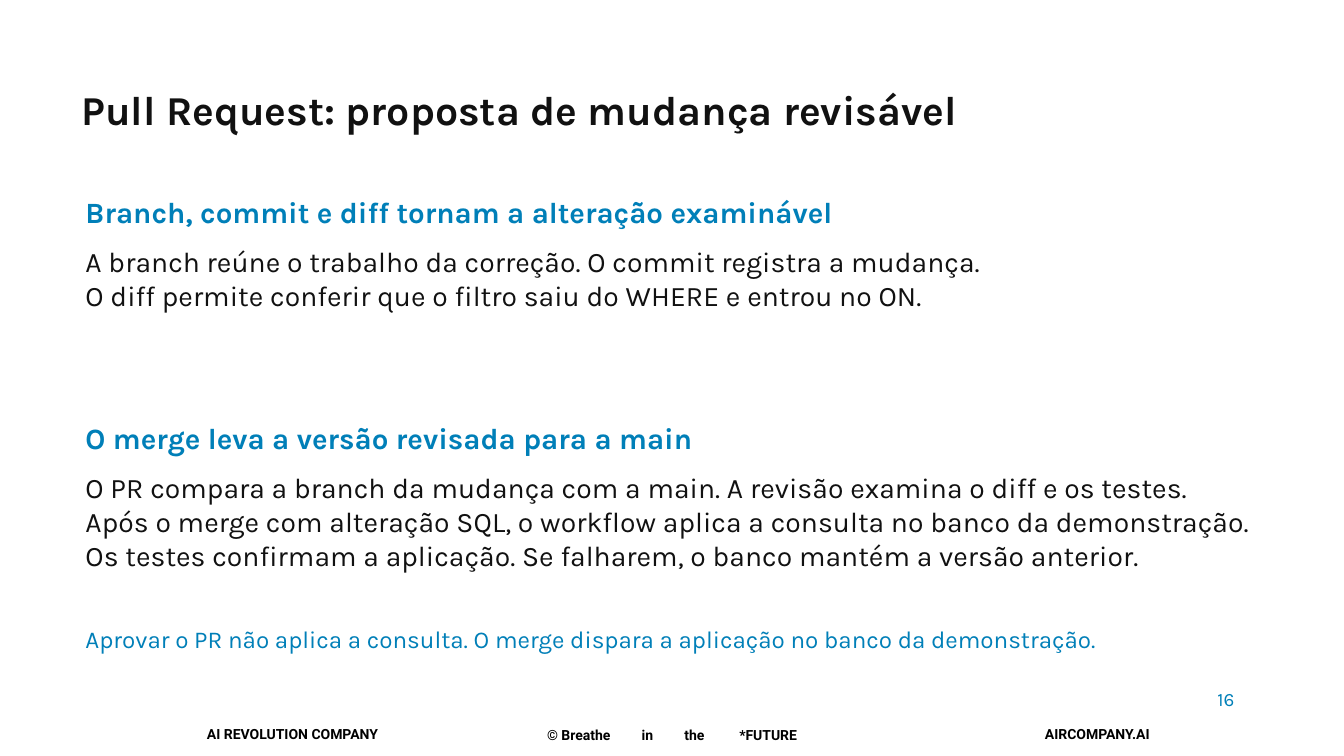
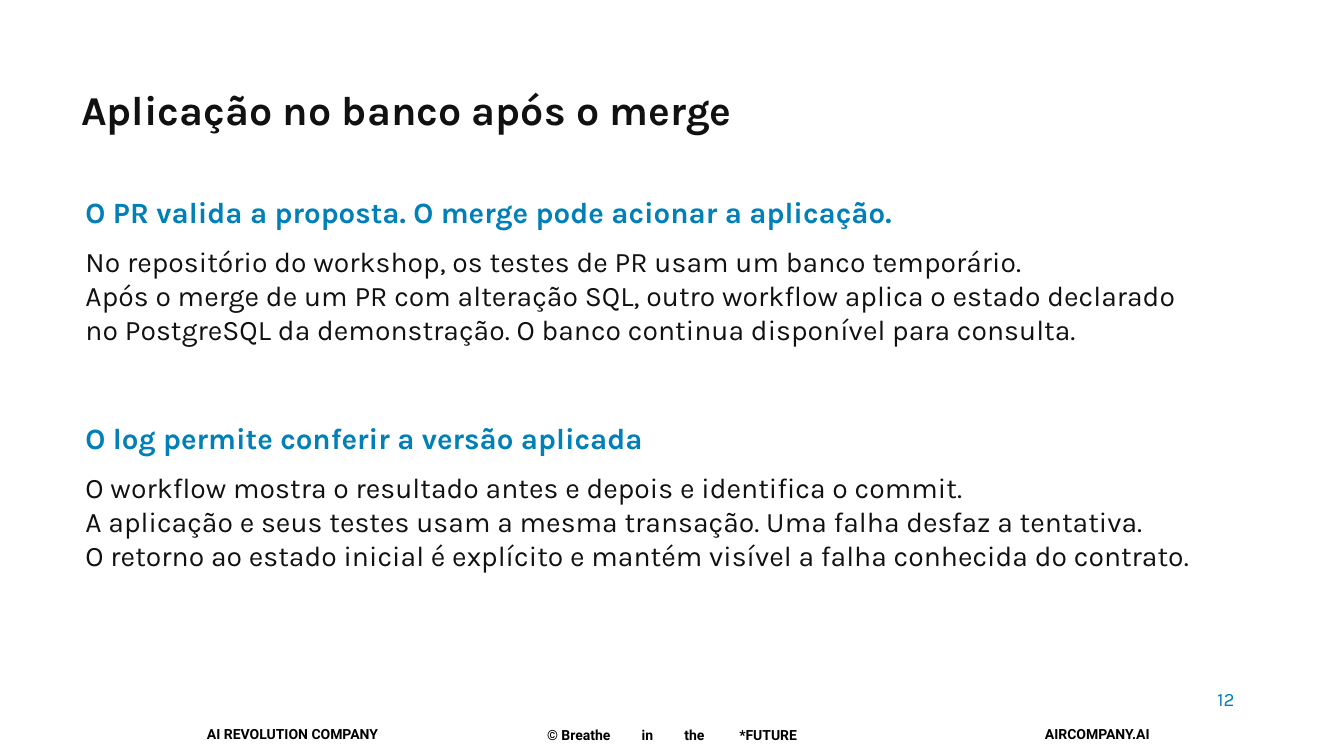
Before and after one commit to pedropalmieri/workshop4-pr-sql-ia, a slide deck: slide 12 of materiais/Workshop4-19nov2026.pptx (slide 16 before the commit). Drawn at 1344x756 pixels with LibreOffice and Linux fonts; fonts in the diff are those of the drawing; background and template pictures are left out. Boxes give left, top, right and bottom in pixels: in the first picture for what was removed or moved away, otherwise in the second. Text is boxed around its words. In the diff, an @@ line names an element or a change of style, - is before the commit and + after.

Commit message:
Explica fundamentos antes do caso e documenta consultas e decisões da automação

```diff
--- a/materiais/Workshop4-19nov2026.pptx
+++ b/materiais/Workshop4-19nov2026.pptx
@@ text at [81,92,732,135]: text changed @@
-Pull Request: proposta de mudança revisável
+Aplicação no banco após o merge
@@ text at [85,202,891,230]: text changed @@
-Branch, commit e diff tornam a alteração examinável
+O PR valida a proposta. O merge pode acionar a aplicação.
@@ text at [85,250,1175,347]: text changed @@
-A branch reúne o trabalho da correção. O commit registra a mudança.
-O diff permite conferir que o filtro saiu do WHERE e entrou no ON.
+No repositório do workshop, os testes de PR usam um banco temporário.
+Após o merge de um PR com alteração SQL, outro workflow aplica o estado declarado
+no PostgreSQL da demonstração. O banco continua disponível para consulta.
@@ text at [85,428,643,456]: text changed @@
-O merge leva a versão revisada para a main
+O log permite conferir a versão aplicada
@@ text at [85,478,1189,573]: text changed @@
-O PR compara a branch da mudança com a main. A revisão examina o diff e os testes.
-Após o merge com alteração SQL, o workflow aplica a consulta no banco da demonstração.
-Os testes confirmam a aplicação. Se falharem, o banco mantém a versão anterior.
+O workflow mostra o resultado antes e depois e identifica o commit.
+A aplicação e seus testes usam a mesma transação. Uma falha desfaz a tentativa.
+O retorno ao estado inicial é explícito e mantém visível a falha conhecida do contrato.
@@ text removed at [85,631,1095,654] @@
-Aprovar o PR não aplica a consulta. O merge dispara a aplicação no banco da demonstração.
@@ text at [1217,694,1234,706]: text changed @@
-16
+12
```
Also in this commit, not shown: 16 other slides changed, 7 slides added, 6 slides removed, 4 other files.
